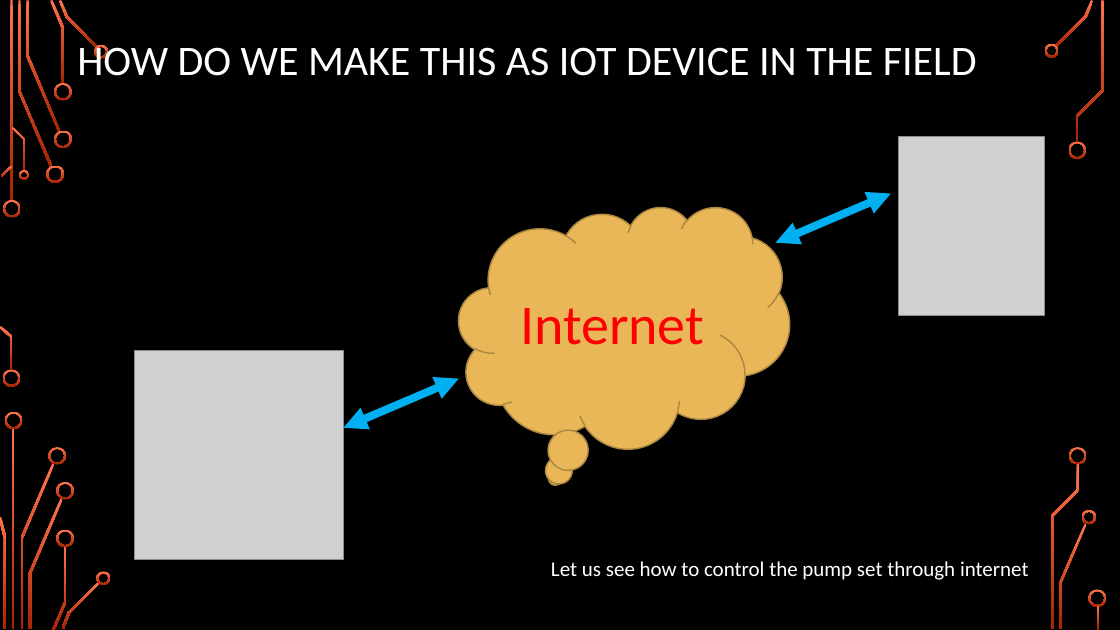
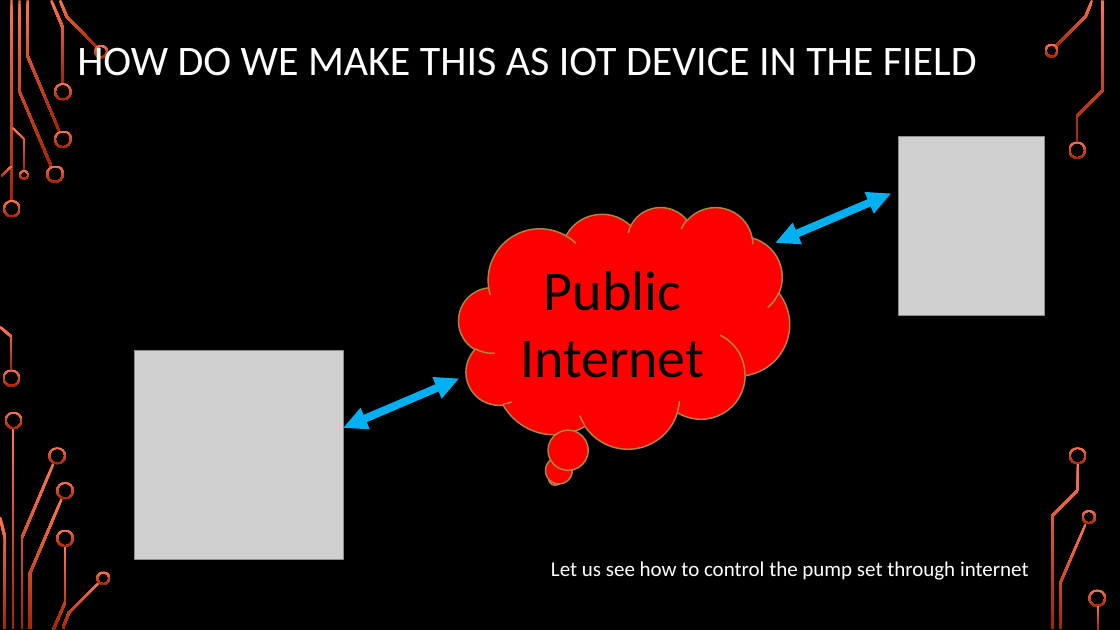
Before and after one commit to girishsukukumar/IoTWorkshop, a slide deck: slide 23 of Module-3.pptx. Drawn at 1120x630 pixels with LibreOffice and Linux fonts; fonts in the diff are those of the drawing; grey boxes stand for pictures; background and template pictures are left out. Boxes give left, top, right and bottom in pixels: in the first picture for what was removed or moved away, otherwise in the second. Text is boxed around its words. In the diff, an @@ line names an element or a change of style, - is before the commit and + after.

```diff
--- a/Module-3.pptx
+++ b/Module-3.pptx
@@ thought cloud "Public" at [459, 207, 790, 449]: fill #E9B758 to #FF0000 @@
@@ text in thought cloud at [544, 271, 681, 311]: paragraph added @@
+Public
@@ text in thought cloud at [520, 341, 704, 378]: text colour #FF0000 to #000000 in "Internet" @@
```
Also in this commit, not shown: 4 slides added, 4 slides removed, 1 other file.
